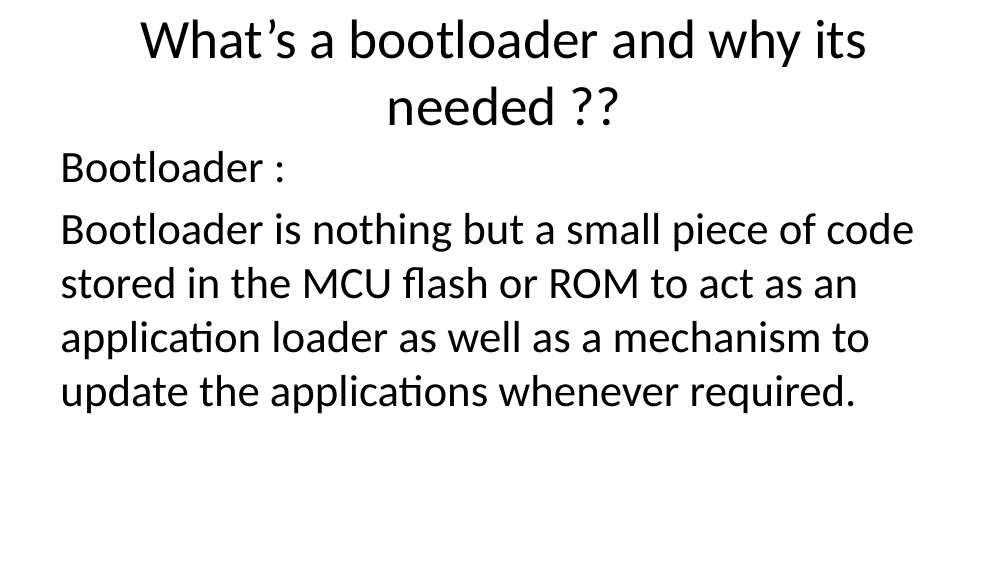
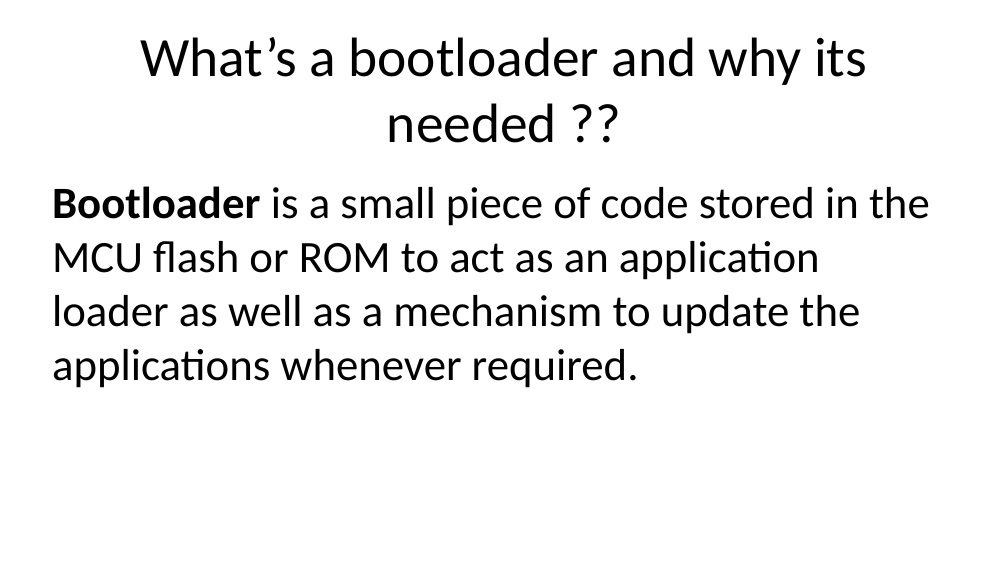
Before and after one commit to SwaroopKaimal/STM32_Bootloader, a slide deck: slide 1 of Docs/Course_PPT.pptx. Drawn at 1008x567 pixels with LibreOffice and Linux fonts; fonts in the diff are those of the drawing. Boxes give left, top, right and bottom in pixels: in the first picture for what was removed or moved away, otherwise in the second. Text is boxed around its words. In the diff, an @@ line names an element or a change of style, - is before the commit and + after.

```diff
--- a/Docs/Course_PPT.pptx
+++ b/Docs/Course_PPT.pptx
@@ title "What’s a bootloader and why ...": place and size @@
-title "What’s a bootloader and why ..." at (140,19,867,126)
+title "What’s a bootloader and why ..." at (140,37,867,143)
@@ text at (52,186,930,388): text changed @@
-Bootloader :
-Bootloader is nothing but a small piece of code stored in the MCU flash or ROM to act as an application loader as well as a mechanism to update the applications whenever required.
+Bootloader is a small piece of code stored in the MCU flash or ROM to act as an application loader as well as a mechanism to update the applications whenever required.
```
Also in this commit, not shown: 3 other slides changed, 17 other files.
